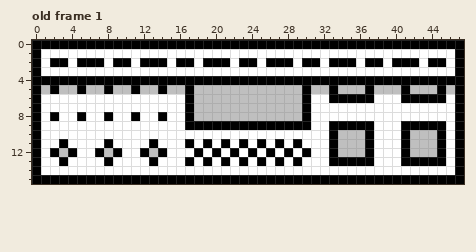
Pixel-art file, stored at resources/images/console.aseprite. The picture above was drawn from the file before the commit.
48x16 pixels, 1 frame. Shown: old frame 1. The commit also changed other frames, which this record leaves out.
And afterwards:
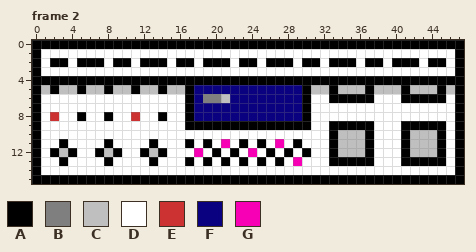
Palette (. is transparent): A #000000  B #7f7f7f  C #bfbfbf  D #ffffff  E #cd3232  F #0a0180  G #f700b5
A new or re-ordered frame is compared with the old frame closest to it.
Commit: Turn on/off lights and consoles
Diff:
frames 1 -> 4
Frame 2 is new; against old frame 1:
Colour C becomes colour B in row 6 at x 19 to 20.
Colour A becomes colour E in row 8 at x 2 and 11.
Colour C becomes colour F in row 5 at x 18 to 29; in row 6 at x 18 and 22 to 29; in rows 7 to 8 at x 18 to 29.
Colour A becomes colour G in row 11 at x 21 and 27; in row 12 at x 18 and 24; in row 13 at x 29.
